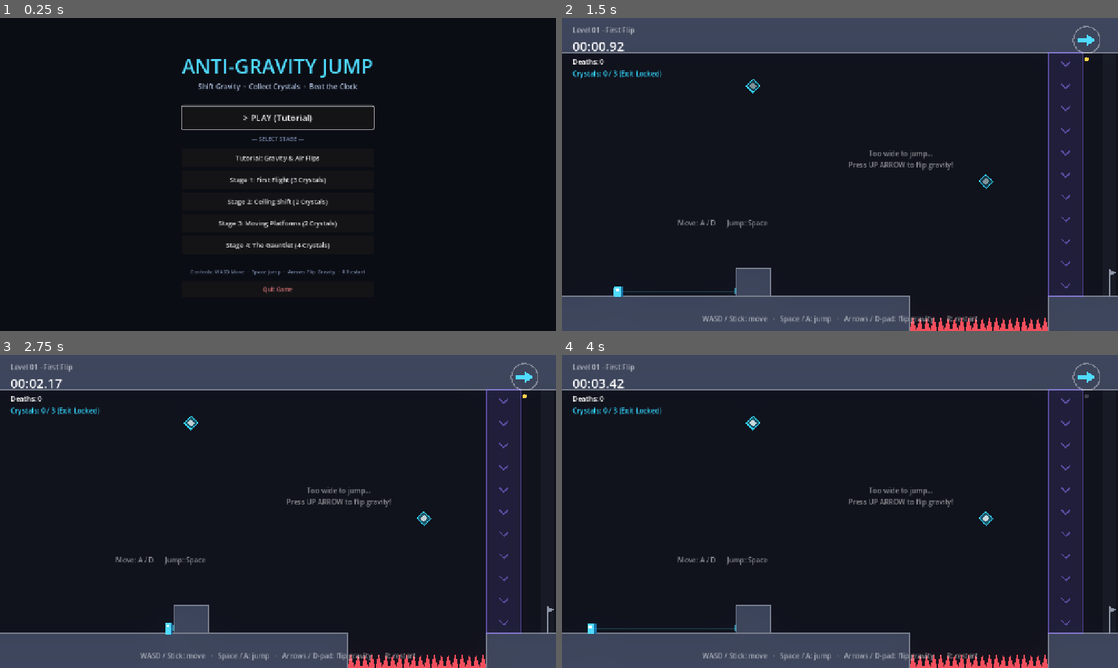
Above: before the commit, frames 1-4 (two rows, left to right).
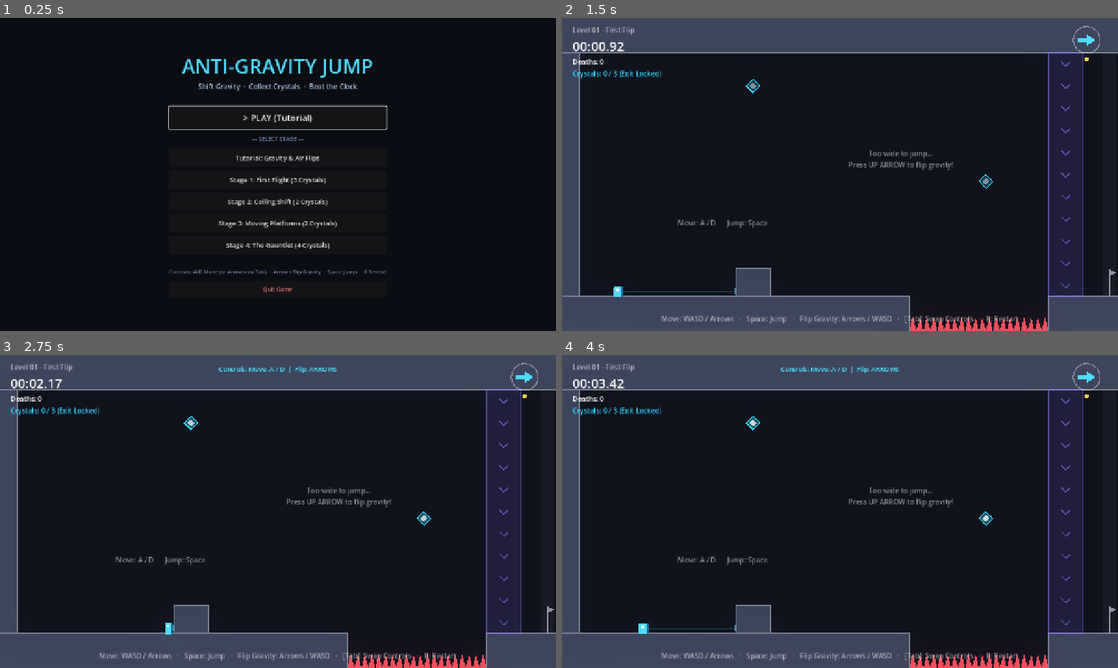
Above: after the commit, the same moments.

Repository: gorelikspb/antigravityjump
Game: Godot game, scene res://src/ui/main_menu.tscn
The game is run twice, just before and just after one commit, with the same random seed, the same clock (stepped at 60 frames per second) and the same inputs.
Inputs (mouse positions are in pixels of both pictures, inside the frame that each line leads up to):
- Up to frame 1 (0.25 s): no input
- Up to frame 2 (1.5 s): click "Stage 1: First Flight (3 Crys…" at 0.5 s; tap Enter (confirm) at 1.25 s; move the mouse to (962, 158) at 1.27 s; hold Right (gravity_right) from 1.28 s (still down); hold Enter (confirm) from 1.28 s (still down); click (962, 158) at 1.42 s
- Up to frame 3 (2.75 s): tap Space (jump) at 1.52, 1.82, 2.27, 2.57 s; tap Tab at 1.55, 2.1 s; move the mouse to (166, 527) at 2.02 s; release Right (gravity_right) at 2.03 s; release Enter (confirm) at 2.03 s; hold D (gravity_right, bound only after the commit) from 2.03 s (still down); tap Keypad Enter at 2.3 s
- Up to frame 4 (4 s): move the mouse to (895, 442) at 2.77 s; release D (gravity_right, bound only after the commit) at 2.78 s; hold Left (gravity_left) 2.78-3.53 s; tap Keypad Enter at 2.85 s; tap K at 3.05, 3.6 s; move the mouse to (812, 574) at 3.52 s; hold Right (gravity_right) from 3.53 s (still down); click (812, 574) at 3.67 s; tap Space (jump) at 3.77 s; tap 0 at 3.8 s

The runs differ from the first frame. In frame 1, 0.4% of the frame differs, in the area x 30-70%, y 27-83%; in frame 2, 3.1%; in frame 3, 3.3%; in frame 4, 3.5%, in the area x 0-95%, y 3-98%.

Commit message:
fix: enclose tutorial bounds, add 5s idle hint, and support arrow-movement via Tab toggle

Diff:
--- a/src/core/input_bootstrap.gd
+++ b/src/core/input_bootstrap.gd
@@ -1,26 +1,19 @@
 extends Node
 ## Autoload: registers all input actions (keyboard + gamepad) at startup.
-## Holds NO game state (allowed singleton per docs/architecture/architecture-overview.md).
-## Actions already defined in Project Settings are left untouched, so designers can rebind there.
+## Supports switching between:
+##   Scheme 1 (default): WASD to move + Arrow Keys to flip gravity
+##   Scheme 2: Arrow Keys to move + WASD to flip gravity
+## Press [Tab] anytime to switch schemes!
+
+signal scheme_changed(scheme_name: String)
+
+enum ControlScheme { WASD_MOVE_ARROWS_FLIP, ARROWS_MOVE_WASD_FLIP }
 
 const DEADZONE: float = 0.2
 
-const KEYS: Dictionary = {
-	&"move_left": [KEY_A],
-	&"move_right": [KEY_D],
-	&"move_up": [KEY_W],
-	&"move_down": [KEY_S],
-	&"jump": [KEY_SPACE, KEY_K],
-	&"gravity_up": [KEY_UP],
-	&"gravity_down": [KEY_DOWN],
-	&"gravity_left": [KEY_LEFT],
-	&"gravity_right": [KEY_RIGHT],
-	&"restart": [KEY_R],
-	&"confirm": [KEY_ENTER, KEY_KP_ENTER],
-	&"menu": [KEY_ESCAPE],
-}
+var current_scheme: ControlScheme = ControlScheme.WASD_MOVE_ARROWS_FLIP
 
-const JOY_BUTTONS: Dictionary = {
+const BASE_JOY_BUTTONS: Dictionary = {
 	&"jump": [JOY_BUTTON_A],
 	&"gravity_up": [JOY_BUTTON_DPAD_UP, JOY_BUTTON_Y],
 	&"gravity_down": [JOY_BUTTON_DPAD_DOWN],
@@ -30,8 +23,7 @@
 	&"confirm": [JOY_BUTTON_START],
 }
 
-## action -> [axis, direction sign]
-const JOY_AXES: Dictionary = {
+const BASE_JOY_AXES: Dictionary = {
 	&"move_left": [JOY_AXIS_LEFT_X, -1.0],
 	&"move_right": [JOY_AXIS_LEFT_X, 1.0],
 	&"move_up": [JOY_AXIS_LEFT_Y, -1.0],
@@ -40,25 +32,115 @@
 
 
 func _enter_tree() -> void:
-	var actions: Array = KEYS.keys()
-	for action in JOY_BUTTONS.keys() + JOY_AXES.keys():
-		if not actions.has(action):
-			actions.append(action)
+	_init_all_actions()
+	_apply_keyboard_scheme(current_scheme)
 
-	for action in actions:
-		if InputMap.has_action(action):
-			continue
-		InputMap.add_action(action, DEADZONE)
-		for keycode in KEYS.get(action, []):
-			var key_event := InputEventKey.new()
-			key_event.physical_keycode = keycode
-			InputMap.action_add_event(action, key_event)
-		for button in JOY_BUTTONS.get(action, []):
+
+func _unhandled_input(event: InputEvent) -> void:
+	if event is InputEventKey and event.pressed and not event.echo:
+		if event.keycode == KEY_TAB or event.physical_keycode == KEY_TAB:
+			toggle_scheme()
+			get_viewport().set_input_as_handled()
+
+
+func toggle_scheme() -> void:
+	if current_scheme == ControlScheme.WASD_MOVE_ARROWS_FLIP:
+		current_scheme = ControlScheme.ARROWS_MOVE_WASD_FLIP
+	else:
+		current_scheme = ControlScheme.WASD_MOVE_ARROWS_FLIP
+	_apply_keyboard_scheme(current_scheme)
+	var name_str := get_scheme_name()
+	scheme_changed.emit(name_str)
+
+
+func get_scheme_name() -> String:
+	if current_scheme == ControlScheme.ARROWS_MOVE_WASD_FLIP:
+		return "Move: ARROWS  |  Flip: W/A/S/D"
+	return "Move: A / D  |  Flip: ARROWS"
+
+
+func _init_all_actions() -> void:
+	var all_actions: Array[StringName] = [
+		&"move_left", &"move_right", &"move_up", &"move_down",
+		&"jump", &"gravity_up", &"gravity_down", &"gravity_left", &"gravity_right",
+		&"restart", &"confirm", &"menu"
+	]
+	for action in all_actions:
+		if not InputMap.has_action(action):
+			InputMap.add_action(action, DEADZONE)
+
+	# Register fixed Gamepad bindings
+	for action in BASE_JOY_BUTTONS.keys():
+		for button in BASE_JOY_BUTTONS[action]:
 			var joy_event := InputEventJoypadButton.new()
 			joy_event.button_index = button
 			InputMap.action_add_event(action, joy_event)
-		if JOY_AXES.has(action):
-			var motion := InputEventJoypadMotion.new()
-			motion.axis = JOY_AXES[action][0]
-			motion.axis_value = JOY_AXES[action][1]
-			InputMap.action_add_event(action, motion)
+
+	for action in BASE_JOY_AXES.keys():
+		var motion := InputEventJoypadMotion.new()
+		motion.axis = BASE_JOY_AXES[action][0]
+		motion.axis_value = BASE_JOY_AXES[action][1]
+		InputMap.action_add_event(action, motion)
+
+	# Register fixed utilities
+	_add_key_if_missing(&"restart", KEY_R)
+	_add_key_if_missing(&"confirm", KEY_ENTER)
+	_add_key_if_missing(&"confirm", KEY_KP_ENTER)
+	_add_key_if_missing(&"menu", KEY_ESCAPE)
+
+
+func _apply_keyboard_scheme(scheme: ControlScheme) -> void:
+	_clear_action_keys(&"move_left")
+	_clear_action_keys(&"move_right")
+	_clear_action_keys(&"move_up")
+	_clear_action_keys(&"move_down")
+	_clear_action_keys(&"jump")
+	_clear_action_keys(&"gravity_up")
+	_clear_action_keys(&"gravity_down")
+	_clear_action_keys(&"gravity_left")
+	_clear_action_keys(&"gravity_right")
+
+	if scheme == ControlScheme.ARROWS_MOVE_WASD_FLIP:
+		# Arrows Move + WASD Flip
+		_add_key(&"move_left", KEY_LEFT)
+		_add_key(&"move_right", KEY_RIGHT)
+		_add_key(&"move_up", KEY_UP)
+		_add_key(&"move_down", KEY_DOWN)
+		_add_key(&"jump", KEY_SPACE)
+		_add_key(&"jump", KEY_K)
+		_add_key(&"gravity_up", KEY_W)
+		_add_key(&"gravity_down", KEY_S)
+		_add_key(&"gravity_left", KEY_A)
+		_add_key(&"gravity_right", KEY_D)
+	else:
+		# Default: WASD Move + Arrows Flip
+		_add_key(&"move_left", KEY_A)
+		_add_key(&"move_right", KEY_D)
+		_add_key(&"move_up", KEY_W)
+		_add_key(&"move_down", KEY_S)
+		_add_key(&"jump", KEY_SPACE)
+		_add_key(&"jump", KEY_K)
+		_add_key(&"gravity_up", KEY_UP)
+		_add_key(&"gravity_down", KEY_DOWN)
+		_add_key(&"gravity_left", KEY_LEFT)
+		_add_key(&"gravity_right", KEY_RIGHT)
+
+
+func _add_key(action: StringName, keycode: Key) -> void:
+	var event := InputEventKey.new()
+	event.physical_keycode = keycode
+	InputMap.action_add_event(action, event)
+
+
+func _add_key_if_missing(action: StringName, keycode: Key) -> void:
+	for ev in InputMap.action_get_events(action):
+		if ev is InputEventKey and (ev as InputEventKey).physical_keycode == keycode:
+			return
+	_add_key(action, keycode)
+
+
+func _clear_action_keys(action: StringName) -> void:
+	var events := InputMap.action_get_events(action)
+	for ev in events:
+		if ev is InputEventKey:
+			InputMap.action_erase_event(action, ev)
--- a/src/levels/level_00_tutorial.tscn
+++ b/src/levels/level_00_tutorial.tscn
@@ -12,15 +12,25 @@
 
 [node name="Level00Tutorial" type="Node2D"]
 script = ExtResource("1_level")
-level_name = "Level 00 - Interactive Tutorial"
+level_name = "Tutorial: Gravity & Air Flips"
 level_bounds = Rect2(0, 0, 1920, 720)
 next_level = "res://src/levels/level_01.tscn"
+require_all_crystals = true
 
 [node name="Geometry" type="Node2D" parent="."]
 
 [node name="Ceiling" type="StaticBody2D" parent="Geometry"]
 script = ExtResource("4_block")
 size = Vector2(1920, 80)
+
+[node name="WallLeft" type="StaticBody2D" parent="Geometry"]
+script = ExtResource("4_block")
+size = Vector2(40, 720)
+
+[node name="WallRight" type="StaticBody2D" parent="Geometry"]
+position = Vector2(1880, 0)
+script = ExtResource("4_block")
+size = Vector2(40, 720)
 
 [node name="FloorRoom1" type="StaticBody2D" parent="Geometry"]
 position = Vector2(0, 640)
@@ -43,14 +53,19 @@
 size = Vector2(480, 80)
 
 [node name="GoalLedge" type="StaticBody2D" parent="Geometry"]
-position = Vector2(1680, 620)
+position = Vector2(1680, 600)
 script = ExtResource("4_block")
-size = Vector2(240, 20)
+size = Vector2(240, 40)
+
+[node name="PitFloor" type="StaticBody2D" parent="Geometry"]
+position = Vector2(480, 700)
+script = ExtResource("4_block")
+size = Vector2(480, 20)
 
 [node name="Hazards" type="Node2D" parent="."]
 
 [node name="PitSpikes" type="Area2D" parent="Hazards"]
-position = Vector2(480, 688)
+position = Vector2(480, 672)
 script = ExtResource("5_spikes")
 size = Vector2(480, 32)
 
@@ -63,7 +78,7 @@
 size = Vector2(32, 32)
 
 [node name="Crystal2" type="Area2D" parent="Pickups"]
-position = Vector2(1560, 260)
+position = Vector2(1560, 240)
 script = ExtResource("9_crystal")
 always_consume = true
 size = Vector2(32, 32)
@@ -71,14 +86,14 @@
 [node name="Triggers" type="Node2D" parent="."]
 
 [node name="Checkpoint1" type="Area2D" parent="Triggers"]
-position = Vector2(928, 80)
+position = Vector2(940, 80)
 script = ExtResource("7_checkpoint")
-size = Vector2(32, 560)
+size = Vector2(40, 560)
 
 [node name="Goal" type="Area2D" parent="Triggers"]
-position = Vector2(1760, 580)
+position = Vector2(1760, 550)
 script = ExtResource("8_goal")
-size = Vector2(40, 40)
+size = Vector2(40, 50)
 
 [node name="TutorialLabels" type="Node2D" parent="."]
 
@@ -89,17 +104,19 @@
 offset_bottom = 510.0
 theme_override_colors/font_color = Color(0.9, 0.9, 1, 0.9)
 theme_override_font_sizes/font_size = 18
-text = "1. Move (A/D) & Jump (Space)"
+text = "1. Move: [A] / [D]   Jump: [Space]
+(Press [Tab] anytime to move with Arrows!)"
 horizontal_alignment = 1
 
 [node name="Label2" type="Label" parent="TutorialLabels"]
-offset_left = 520.0
+offset_left = 500.0
 offset_top = 450.0
-offset_right = 920.0
+offset_right = 940.0
 offset_bottom = 510.0
 theme_override_colors/font_color = Color(0.9, 0.9, 1, 0.9)
 theme_override_font_sizes/font_size = 18
-text = "2. Flip Gravity UP [Up Arrow] on ground, then DOWN [Down Arrow] after pit!"
+text = "2. Press [Up Arrow] to run on the CEILING!
+Clear the spikes, then press [Down Arrow] to land."
 horizontal_alignment = 1
 autowrap_mode = 2
 
@@ -116,7 +133,7 @@
 
 [node name="Label4" type="Label" parent="TutorialLabels"]
 offset_left = 1460.0
-offset_top = 180.0
+offset_top = 160.0
 offset_right = 1880.0
 offset_bottom = 240.0
 theme_override_colors/font_color = Color(0.4, 1, 0.6, 1)
@@ -124,7 +141,10 @@
 text = "Grab the floating Crystal near the ceiling, then enter the golden Exit!"
 horizontal_alignment = 1
 
-[node name="PlayerInstance" parent="." instance=ExtResource("2_player")]
+[node name="Spawn" type="Marker2D" parent="."]
+position = Vector2(120, 580)
+
+[node name="Player" parent="." instance=ExtResource("2_player")]
 position = Vector2(120, 580)
 
 [node name="HUD" parent="." instance=ExtResource("3_hud")]
--- a/src/levels/level_01.tscn
+++ b/src/levels/level_01.tscn
@@ -17,6 +17,10 @@
 next_level = "res://src/levels/level_02.tscn"
 
 [node name="Geometry" type="Node2D" parent="."]
+
+[node name="LeftWall" type="StaticBody2D" parent="Geometry"]
+script = ExtResource("4_block")
+size = Vector2(40, 720)
 
 [node name="Ceiling" type="StaticBody2D" parent="Geometry"]
 script = ExtResource("4_block")
--- a/src/levels/level_04.tscn
+++ b/src/levels/level_04.tscn
@@ -18,6 +18,10 @@
 next_level = "res://src/ui/main_menu.tscn"
 
 [node name="Geometry" type="Node2D" parent="."]
+
+[node name="LeftWall" type="StaticBody2D" parent="Geometry"]
+script = ExtResource("4_block")
+size = Vector2(40, 720)
 
 [node name="Ceiling" type="StaticBody2D" parent="Geometry"]
 script = ExtResource("4_block")
--- a/src/ui/hud.gd
+++ b/src/ui/hud.gd
@@ -1,7 +1,7 @@
 class_name HUD
 extends CanvasLayer
 ## In-level HUD. Listens ONLY to Level signals (injected via bind()).
-## Implements: design/gdd/level-flow.md (UI Requirements)
+## Tracks player idle time (shows 5s hint) and control scheme switches ([Tab]).
 
 @onready var _level_name: Label = %LevelName
 @onready var _timer: Label = %TimerLabel
@@ -11,6 +11,64 @@
 @onready var _complete_panel: Control = %CompletePanel
 @onready var _stats: Label = %StatsLabel
 @onready var _prompt: Label = %PromptLabel
+@onready var _idle_hint: Control = %IdleHint
+@onready var _idle_label: Label = %IdleLabel
+@onready var _scheme_toast: Label = %SchemeToast
+
+var _idle_time: float = 0.0
+const IDLE_THRESHOLD: float = 5.0
+var _toast_timer: float = 0.0
+
+
+func _ready() -> void:
+	if has_node("/root/InputBootstrap"):
+		var ib := get_node("/root/InputBootstrap")
+		ib.scheme_changed.connect(_on_scheme_changed)
+
+
+func _process(delta: float) -> void:
+	if _toast_timer > 0.0:
+		_toast_timer -= delta
+		if _toast_timer <= 0.0 and _scheme_toast:
+			_scheme_toast.visible = false
+
+	if _has_any_input():
+		_idle_time = 0.0
+		if _idle_hint and _idle_hint.visible:
+			_idle_hint.visible = false
+	else:
+		_idle_time += delta
+		if _idle_time >= IDLE_THRESHOLD and _idle_hint and not _idle_hint.visible and not _complete_panel.visible:
+			_show_idle_hint()
+
+
+func _has_any_input() -> bool:
+	return Input.is_action_pressed(&"move_left") or Input.is_action_pressed(&"move_right") \
+		or Input.is_action_pressed(&"move_up") or Input.is_action_pressed(&"move_down") \
+		or Input.is_action_pressed(&"jump") \
+		or Input.is_action_pressed(&"gravity_up") or Input.is_action_pressed(&"gravity_down") \
+		or Input.is_action_pressed(&"gravity_left") or Input.is_action_pressed(&"gravity_right") \
+		or Input.is_action_pressed(&"restart") or Input.is_action_pressed(&"menu")
+
+
+func _show_idle_hint() -> void:
+	var move_str := "A/D"
+	var flip_str := "Arrows"
+	if has_node("/root/InputBootstrap"):
+		var ib := get_node("/root/InputBootstrap")
+		if ib.current_scheme == ib.ControlScheme.ARROWS_MOVE_WASD_FLIP:
+			move_str = "Arrows"
+			flip_str = "W/A/S/D"
+
+	_idle_label.text = "💡 Need help? Move: [%s]  ·  Jump: [Space]  ·  Flip Gravity: [%s]  ·  [Tab] Swap Controls  ·  Restart: [R]" % [move_str, flip_str]
+	_idle_hint.visible = true
+
+
+func _on_scheme_changed(scheme_name: String) -> void:
+	if _scheme_toast:
+		_scheme_toast.text = "Controls: " + scheme_name
+		_scheme_toast.visible = true
+		_toast_timer = 3.0
 
 
 func bind(level: Level) -> void:
--- a/src/ui/hud.tscn
+++ b/src/ui/hud.tscn
@@ -62,8 +62,46 @@
 grow_horizontal = 2
 grow_vertical = 0
 theme_override_colors/font_color = Color(1, 1, 1, 0.55)
-text = "WASD / Stick: move   ·   Space / A: jump   ·   Arrows / D-pad: flip gravity   ·   R: restart"
+text = "Move: WASD / Arrows   ·   Space: Jump   ·   Flip Gravity: Arrows / WASD   ·   [Tab]: Swap Controls   ·   R: Restart"
 horizontal_alignment = 1
+
+[node name="IdleHint" type="PanelContainer" parent="."]
+unique_name_in_owner = true
+visible = false
+anchors_preset = 5
+anchor_left = 0.5
+anchor_right = 0.5
+offset_left = -420.0
+offset_top = 70.0
+offset_right = 420.0
+offset_bottom = 120.0
+grow_horizontal = 2
+
+[node name="IdleLabel" type="Label" parent="IdleHint"]
+unique_name_in_owner = true
+layout_mode = 2
+theme_override_colors/font_color = Color(1, 0.9, 0.45, 1)
+theme_override_font_sizes/font_size = 16
+text = "💡 Move: [A]/[D] · Jump: [Space] · Flip Gravity: [Arrows] · Restart: [R] · [Tab] Swap Controls"
+horizontal_alignment = 1
+vertical_alignment = 1
+
+[node name="SchemeToast" type="Label" parent="."]
+unique_name_in_owner = true
+visible = false
+anchors_preset = 5
+anchor_left = 0.5
+anchor_right = 0.5
+offset_left = -280.0
+offset_top = 16.0
+offset_right = 280.0
+offset_bottom = 48.0
+grow_horizontal = 2
+theme_override_colors/font_color = Color(0.3, 0.9, 1, 1)
+theme_override_font_sizes/font_size = 15
+text = "Controls: Move with A / D  |  Flip with ARROWS"
+horizontal_alignment = 1
+vertical_alignment = 1
 
 [node name="CompletePanel" type="PanelContainer" parent="."]
 unique_name_in_owner = true
--- a/src/ui/main_menu.tscn
+++ b/src/ui/main_menu.tscn
@@ -118,7 +118,7 @@
 layout_mode = 2
 theme_override_colors/font_color = Color(0.45, 0.52, 0.65, 1)
 theme_override_font_sizes/font_size = 12
-text = "Controls: WASD Move  ·  Space Jump  ·  Arrows Flip Gravity  ·  R Restart"
+text = "Controls: A/D Move (or Arrows via Tab)  ·  Arrows Flip Gravity  ·  Space Jump  ·  R Restart"
 horizontal_alignment = 1
 
 [node name="BtnQuit" type="Button" parent="CenterContainer/VBoxContainer"]
Not shown, changed: public/game/index.pck
